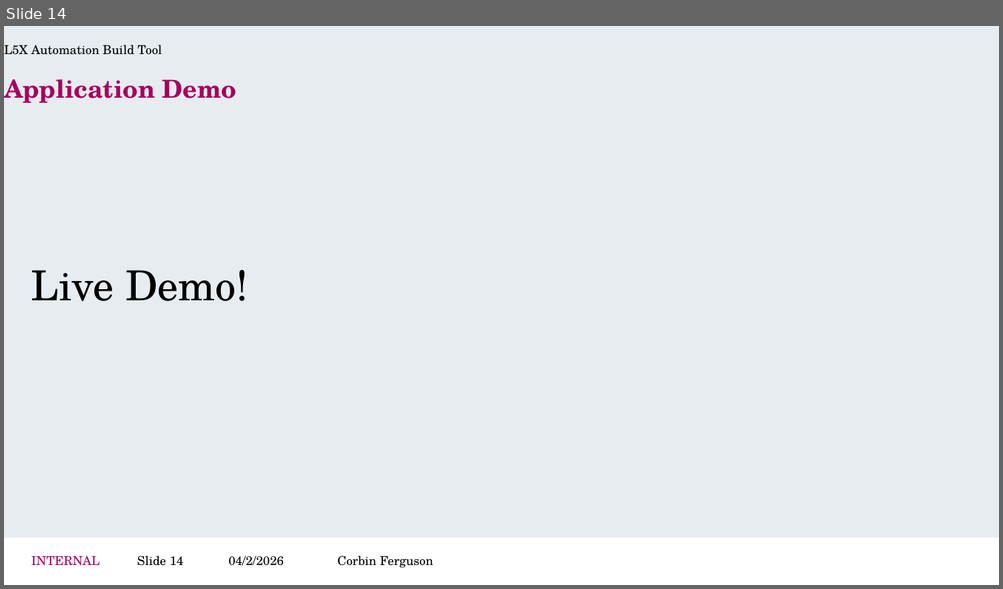
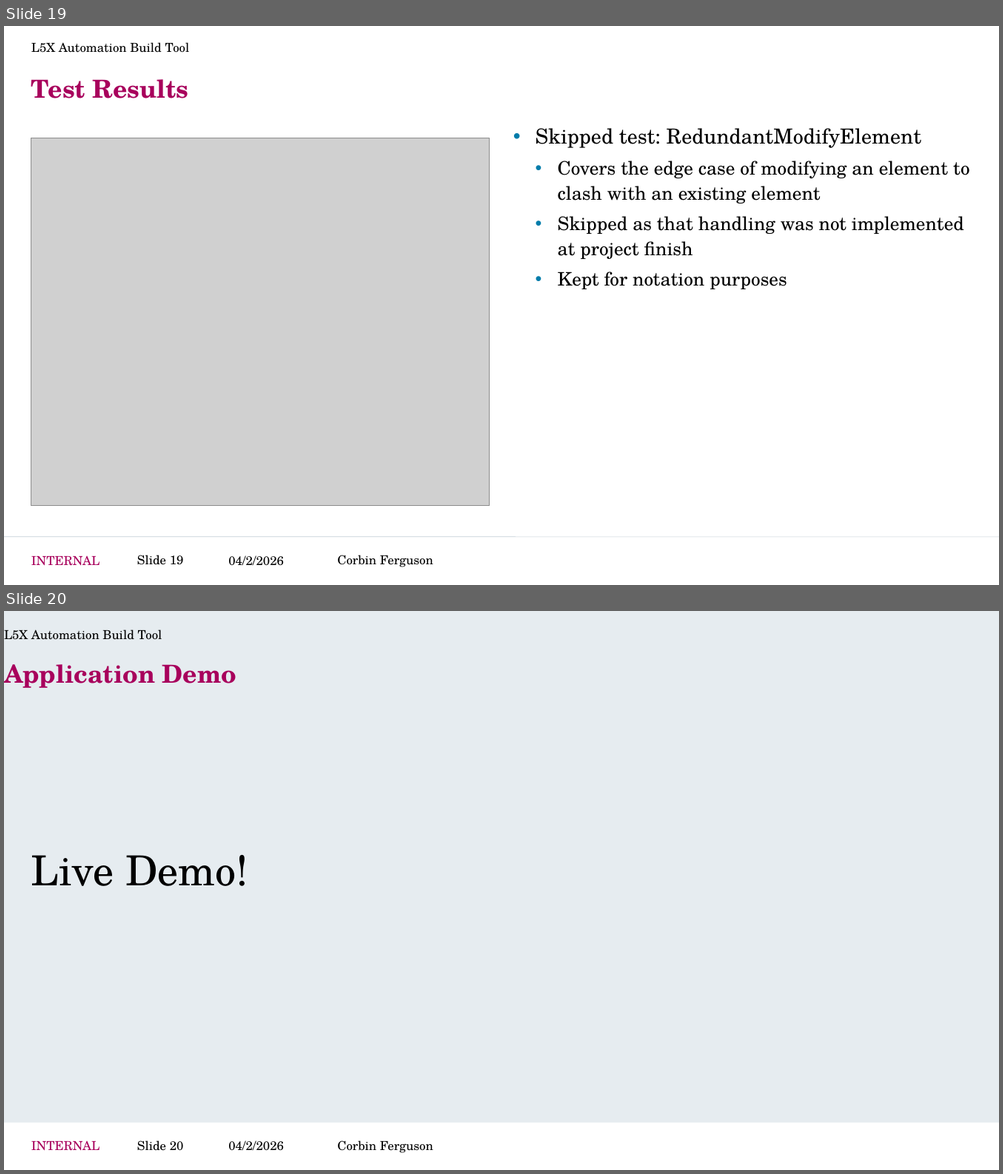
Before and after one commit to CorbinFerguson/ThesisBuildTool, a slide deck: Thesis Writing Documents/Project Development.pptx. Shown one above the other, each under a label of ours: slide 14 before the commit, slides 19 and 20 after it. The pictures are 1003x589 and 1003x1174 pixels, drawn with LibreOffice and Linux fonts; fonts in the diff are those of the drawing; grey boxes stand for pictures; background and template pictures are left out. Boxes give left, top, right and bottom in pixels: in the first picture for what was removed or moved away, otherwise in the second. Text is boxed around its words. In the diff, an @@ line names an element or a change of style, - is before the commit and + after.

```diff
--- a/Thesis Writing Documents/Project Development.pptx
+++ b/Thesis Writing Documents/Project Development.pptx
@@ slide 19 added at [4,26,999,585], background #FFFFFF; not listed: 3 template elements that a slide beside it also shows @@
@@ text added at [31,42,190,53], 12 pt, text #000000 @@
+L5X Automation Build Tool
@@ title added at [31,79,189,99], 24 pt, text #A8005C, bold @@
+Test Results
@@ text added at [535,128,970,289], 18 pt, text #000000 @@
+• Skipped test: RedundantModifyElement
+  • Covers the edge case of modifying an element to clash with an existing element
+  • Skipped as that handling was not implemented at project finish
+  • Kept for notation purposes
@@ picture added at [31,138,489,506] @@
@@ page number added at [137,555,184,565], 12 pt, text #000000 @@
+Slide 19
@@ text added at [337,555,433,568], 12 pt, text #000000 @@
+Corbin Ferguson
@@ what was slide 14 is now slide 20 @@
@@ page number at [137,1141,184,1151]: text changed @@
-Slide 14
+Slide 20
```
Also in this commit, not shown: 10 slides changed, 4 other slides added, 1 slide removed, 4 other files.
